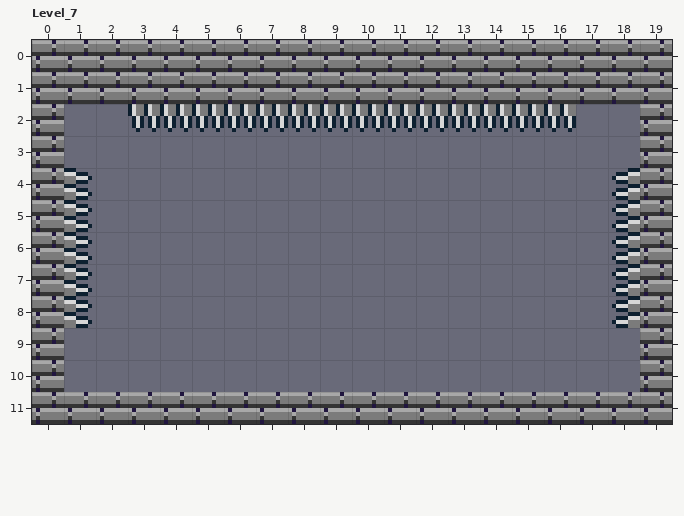
One commit to this LDtk project: assets/data/tilemaps/up.ldtk. Above: the version before the commit.
Cells are 8x8 px. Shown: Level_7 x 0..19, y 0..11.
And afterwards:
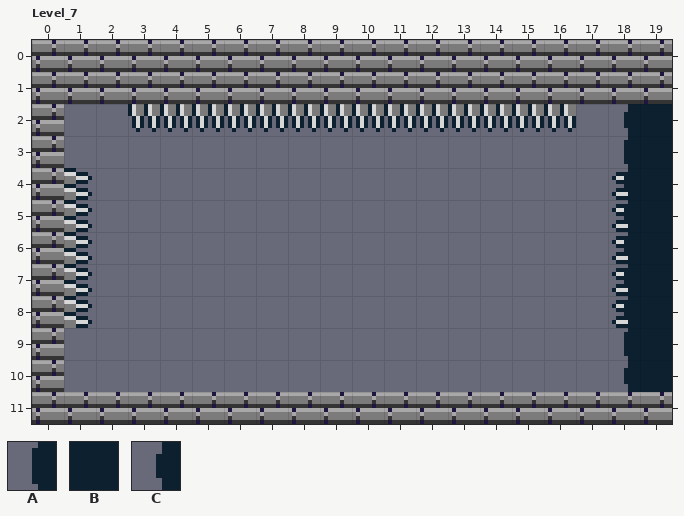
Key: from "Tiles": A 35, B 42, C 43.
_ is an empty cell.
Tiles of an added or newly shown layer are drawn over the layers below it.
The exact change:
Changed rows in their new state; . is an unchanged cell.
Layer "Background" (added):
first column x 18:
 2 CB
 3 AB
 4 CB
 5 CB
 6 CB
 7 CB
 8 CB
 9 AB
10 CB
Pixel boxes of the changes (left, top, right, bottom) in both pictures:
added: (624, 104, 672, 392)
